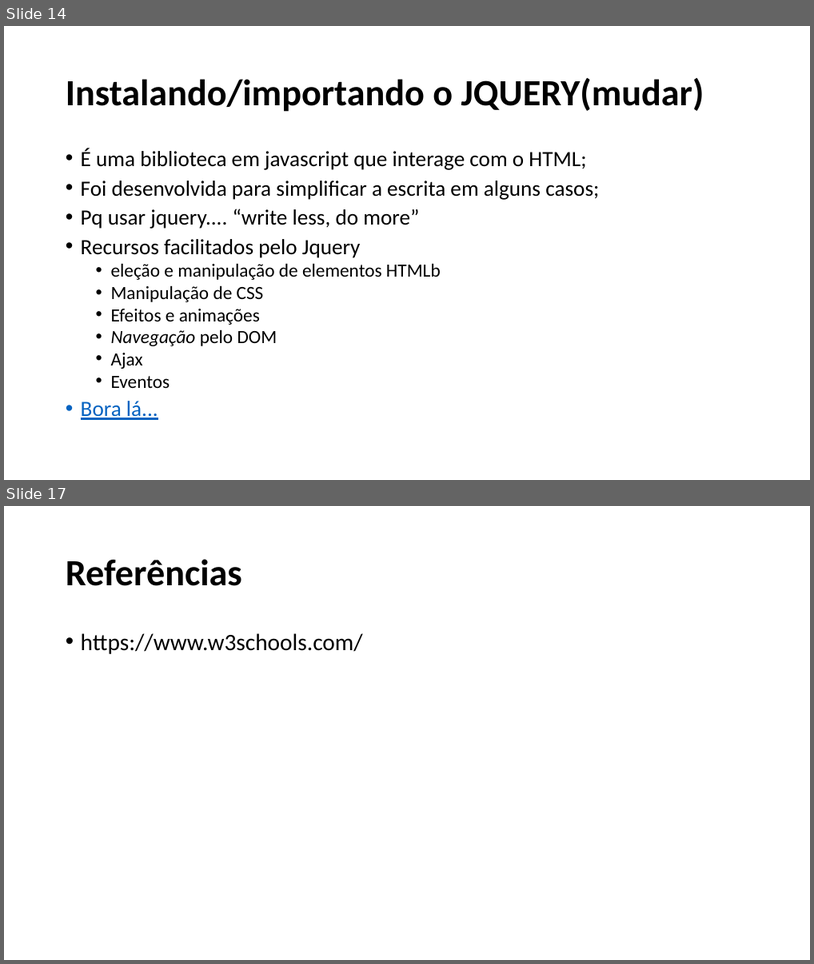
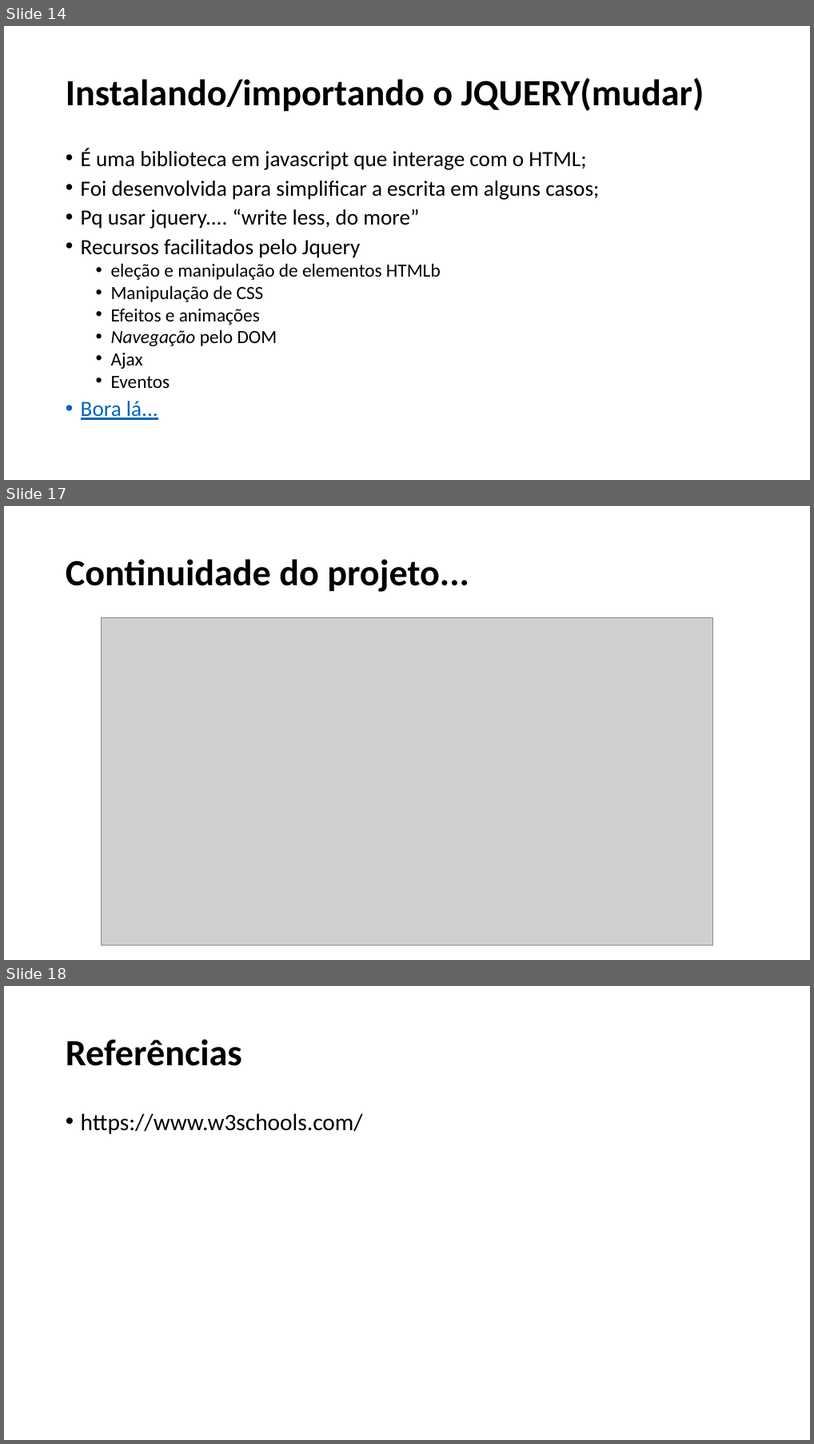
Before and after one commit to vinicius-vasconcelos/Infoeste2019, a slide deck: slides/Vinicius_Infoeste_2019.pptx. Shown one above the other, each under a label of ours: slides 14 and 17 before the commit, slides 14, 17 and 18 after it; the slides between them are not shown. The pictures are 814x964 and 814x1444 pixels, drawn with LibreOffice and Linux fonts; fonts in the diff are those of the drawing; grey boxes stand for pictures. Boxes give left, top, right and bottom in pixels: in the first picture for what was removed or moved away, otherwise in the second. Text is boxed around its words. In the diff, an @@ line names an element or a change of style, - is before the commit and + after.

```diff
--- a/slides/Vinicius_Infoeste_2019.pptx
+++ b/slides/Vinicius_Infoeste_2019.pptx
@@ slide 17 added at (x1=4, y1=506, x2=810, y2=960), background #FFFFFF @@
@@ title added at (x1=66, y1=559, x2=470, y2=592), 44 pt, text #000000, bold @@
+Continuidade do projeto...
@@ picture added at (x1=101, y1=618, x2=714, y2=945) @@
@@ what was slide 17 is now slide 18 @@
```
Also in this commit, not shown: 4 slides changed, 1 other slide added, 1 slide removed, 1 other file.
